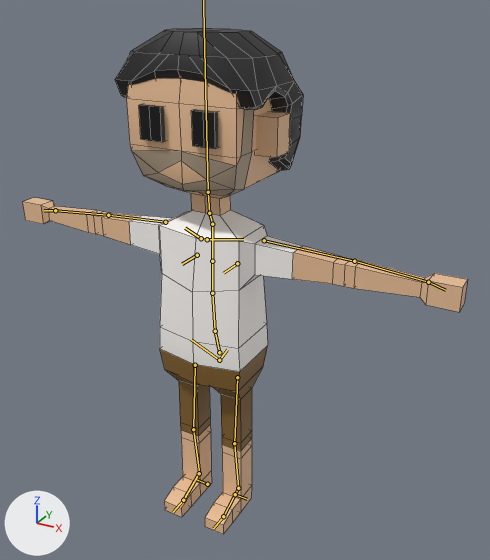
Before and after pictures for a commit that changed the Blender file Art/Monkey Noise Guys/Jordan.blend.
The view is the same before and after, from a 50 mm lens placed at (0.999, -1.612, 1.653), pointed at (0.08, 0.06, 0.818). Every picture has the same lights, and +X, +Y and +Z are marked at lower left. The bones that bend it are drawn over the model as lines. Mesh edges are drawn as thin lines.

Names of what the first picture shows: 'Jordan'.
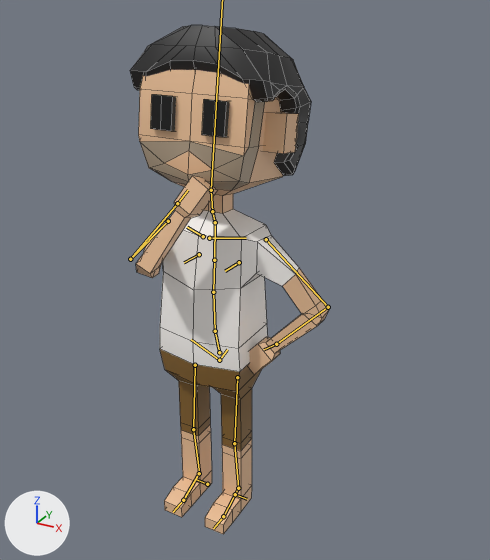
The newer file adds an action. The first version stands in its rest pose; the second is drawn at frame 20 of the action 'Think'.

Changed parts and their boxes [x1, y1, x2, y2] in the pictures (490 x 560 px):
'Jordan', posed (55% narrower)
    before: [23, 29, 468, 534]
    after: [130, 25, 328, 534]
bone 'spine.001', root to tip
    before: (215, 331) to (212, 293)
    after: (215, 331) to (213, 292)
bone 'upper_arm.L', root to tip
    before: (264, 240) to (354, 261)
    after: (266, 239) to (328, 307)
bone 'forearm.L', root to tip
    before: (354, 261) to (428, 282)
    after: (328, 307) to (276, 344)
bone 'upper_arm.R', root to tip
    before: (165, 222) to (108, 215)
    after: (168, 221) to (130, 259)
bone 'forearm.R', root to tip
    before: (108, 215) to (55, 210)
    after: (130, 259) to (177, 203)

The change in detail:
Bone 'spine.001' (bone_spine_001) turns from (0, 0, 0) to (-2, 0, 0) degrees about its own x, y and z.
Bone 'Head' (bone_head) turns from (0, 0, 0) to (-6, 0, 0) degrees about its own x, y and z.
Bone 'upper_arm.L' (bone_upper_arm_l) turns from (0, 0, 0) to (2, 6, -38) degrees about its own x, y and z.
Bone 'forearm.L' (bone_forearm_l) turns from (0, 0, 0) to (2, -11, -94) degrees about its own x, y and z.
Bone 'upper_arm.R' (bone_upper_arm_r) turns from (0, 0, 0) to (108, 2, -21) degrees about its own x, y and z.
Bone 'forearm.R' (bone_forearm_r) turns from (0, 0, 0) to (40, -15, -107) degrees about its own x, y and z.
